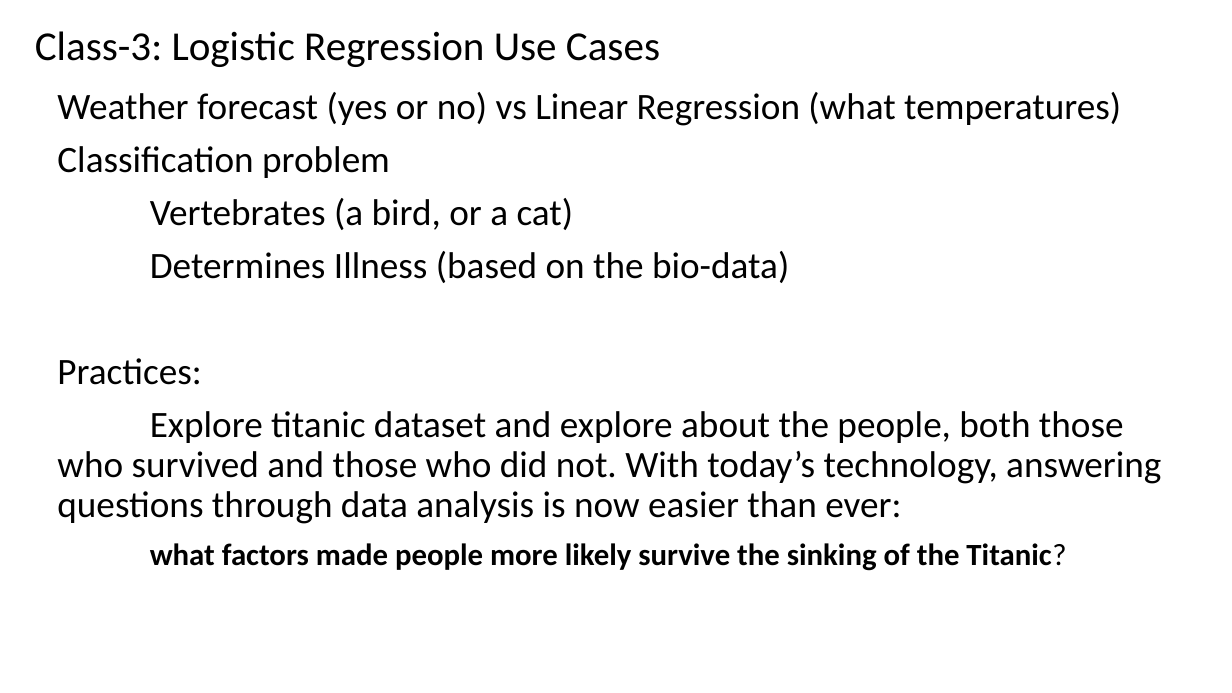
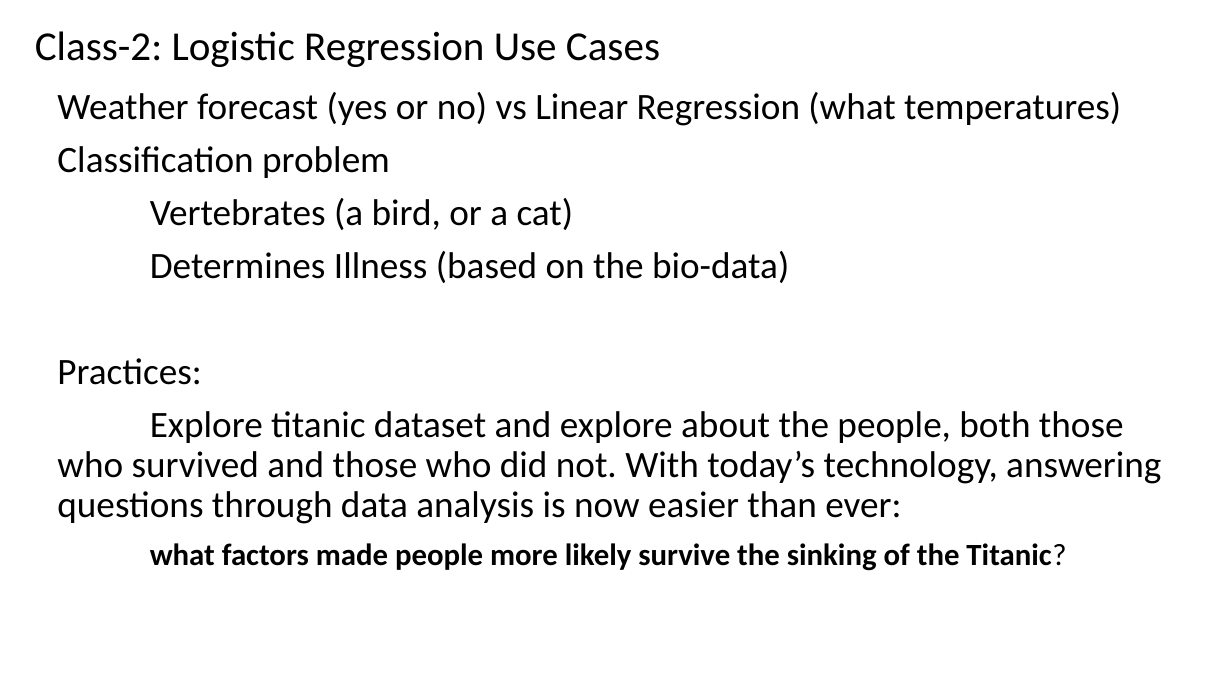
Before and after one commit to renshan2/accesspy, a slide deck: slide 32 of AI-ML-DL/Machine Learning.pptx. Drawn at 1232x693 pixels with LibreOffice and Linux fonts; fonts in the diff are those of the drawing. Boxes give left, top, right and bottom in pixels: in the first picture for what was removed or moved away, otherwise in the second. Text is boxed around its words. In the diff, an @@ line names an element or a change of style, - is before the commit and + after.

```diff
--- a/AI-ML-DL/Machine Learning.pptx
+++ b/AI-ML-DL/Machine Learning.pptx
@@ text at bbox=[35, 31, 660, 67]: text changed @@
-Class-3: Logistic Regression Use Cases
+Class-2: Logistic Regression Use Cases
```
Also in this commit, not shown: 12 other slides changed, 2 slides added, 2 other files.
